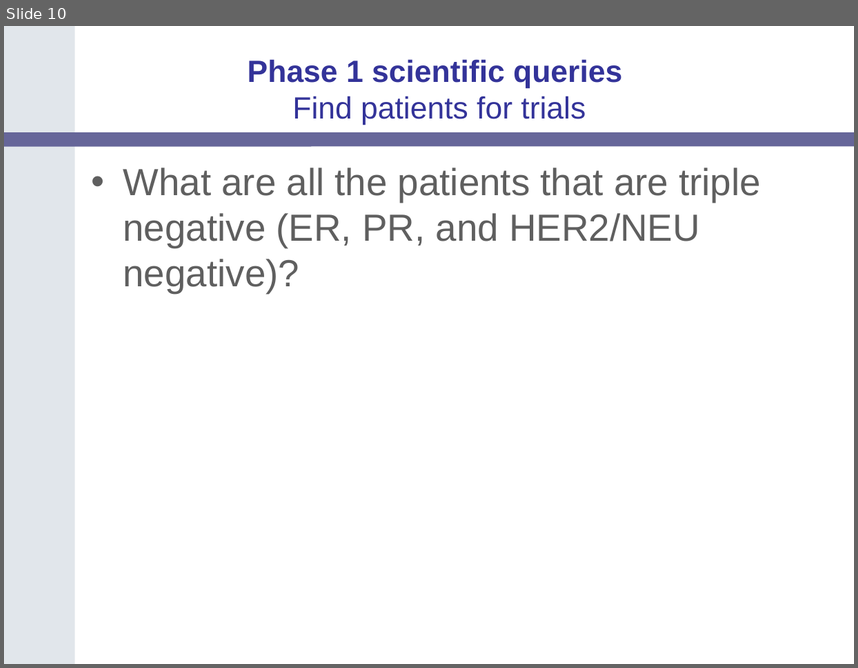
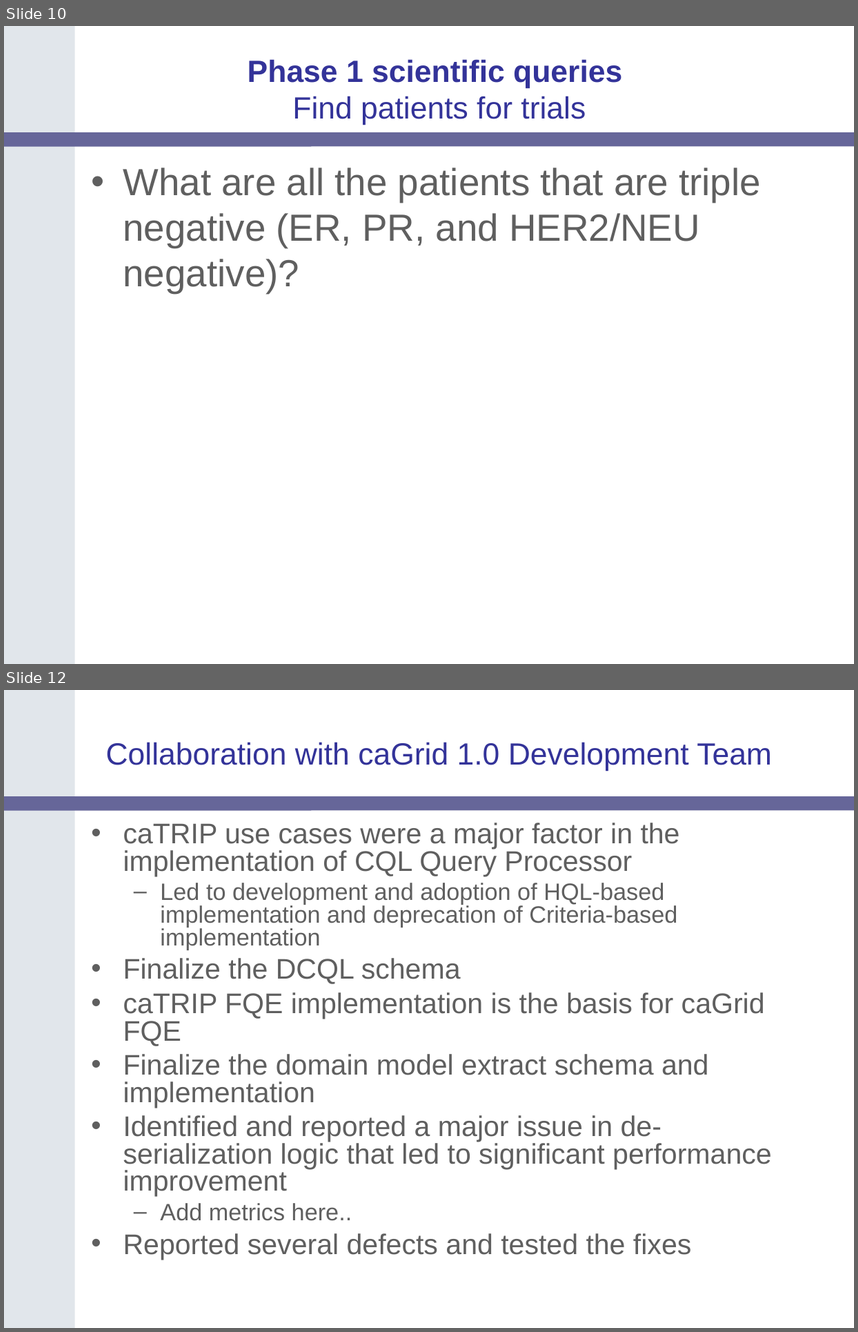
Before and after one commit to NCIP/catrip, a slide deck: catrip/documentation/presentations/catrip_beta_demo_2006_11_01/catrip_demo_2006_11_01.ppt. Shown one above the other, each under a label of ours: slide 10 before the commit, slides 10 and 12 after it; the slides between them are not shown. The pictures are 858x668 and 858x1332 pixels, drawn with LibreOffice and Linux fonts; fonts in the diff are those of the drawing; background and template pictures are left out. Boxes give left, top, right and bottom in pixels: in the first picture for what was removed or moved away, otherwise in the second. Text is boxed around its words. In the diff, an @@ line names an element or a change of style, - is before the commit and + after.

```diff
--- a/catrip/documentation/presentations/catrip_beta_demo_2006_11_01/catrip_demo_2006_11_01.ppt
+++ b/catrip/documentation/presentations/catrip_beta_demo_2006_11_01/catrip_demo_2006_11_01.ppt
@@ slide 12 added at (x1=4, y1=690, x2=854, y2=1328), background #FFFFFF; not listed: 2 template elements that a slide beside it also shows @@
@@ title added at (x1=106, y1=742, x2=772, y2=771), 26 pt, text #333399 @@
+Collaboration with caGrid 1.0 Development Team
@@ text added at (x1=123, y1=822, x2=772, y2=1259), 24 pt, text #5F5F5F @@
+• caTRIP use cases were a major factor in the implementation of CQL Query Processor
+  – Led to development and adoption of HQL-based implementation and deprecation of Criteria-based implementation
+• Finalize the DCQL schema
+• caTRIP FQE implementation is the basis for caGrid FQE
+• Finalize the domain model extract schema and implementation
+• Identified and reported a major issue in de-serialization logic that led to significant performance improvement
+  – Add metrics here..
+• Reported several defects and tested the fixes
```
Also in this commit, not shown: 1 slide changed.
